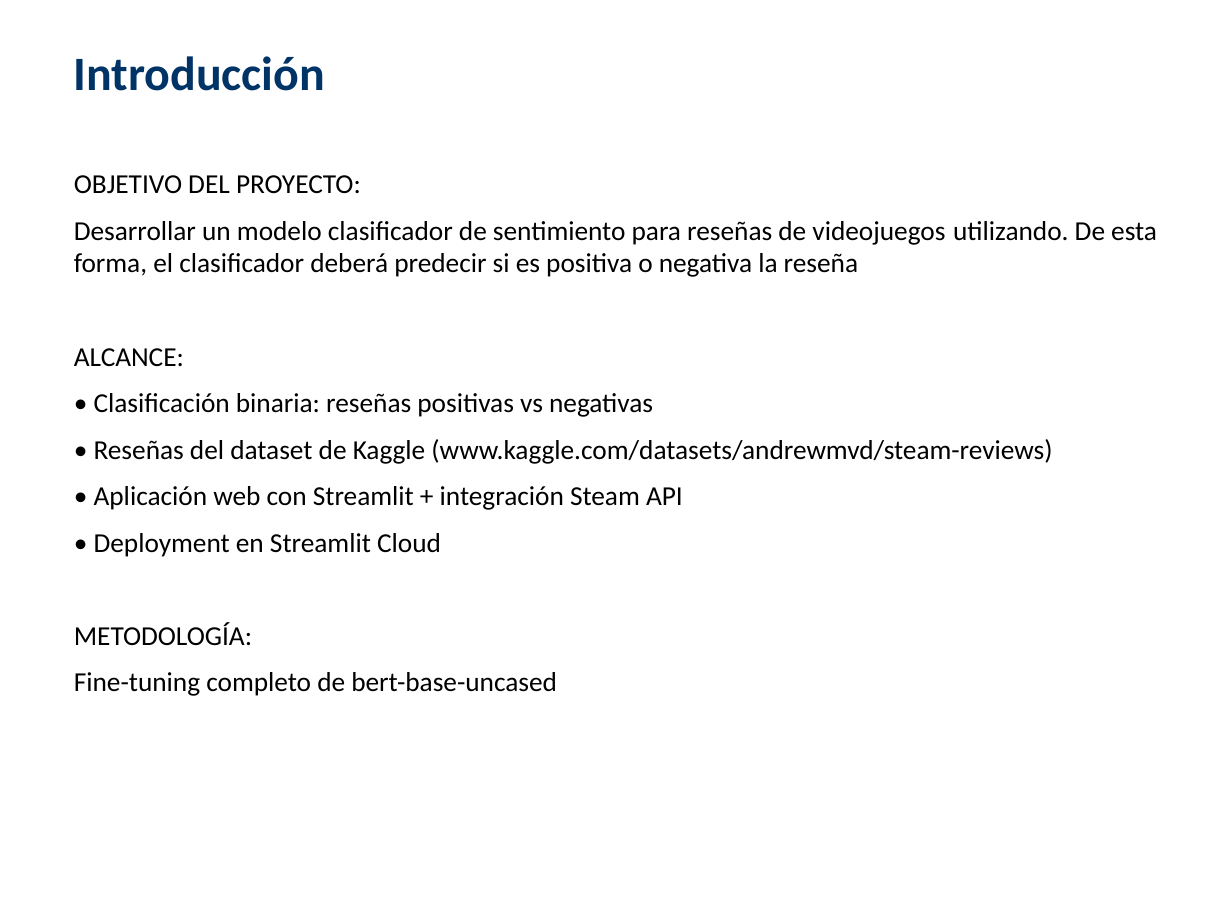
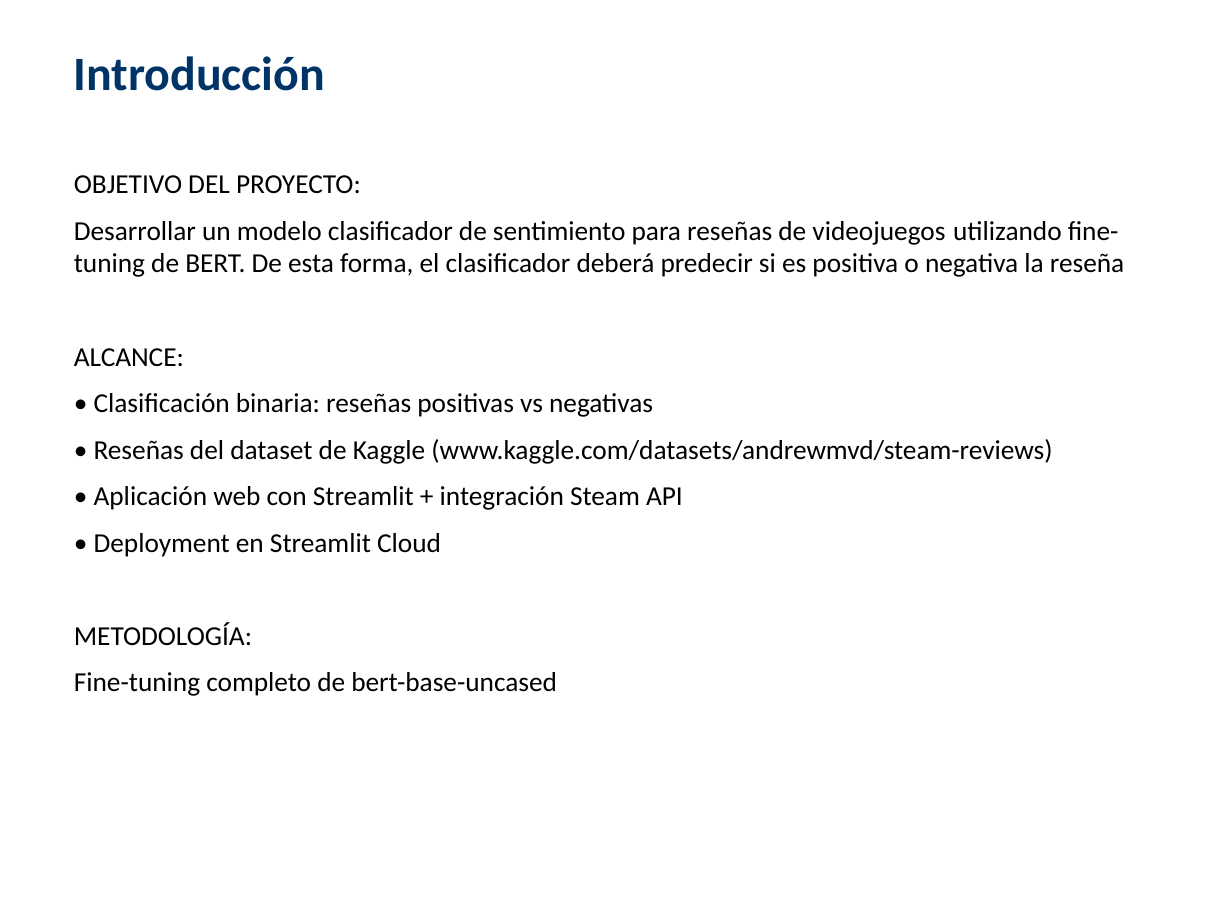
Before and after one commit to aguilarezequiel/stem-review-classifier, a slide deck: slide 3 of docs/Presentacion_Final_Steam_Classifier.pptx. Drawn at 1232x924 pixels with LibreOffice and Linux fonts; fonts in the diff are those of the drawing. Boxes give left, top, right and bottom in pixels: in the first picture for what was removed or moved away, otherwise in the second. Text is boxed around its words. In the diff, an @@ line names an element or a change of style, - is before the commit and + after.

```diff
--- a/docs/Presentacion_Final_Steam_Classifier.pptx
+++ b/docs/Presentacion_Final_Steam_Classifier.pptx
@@ text at (74,221,1124,277): text changed @@
-Desarrollar un modelo clasificador de sentimiento para reseñas de videojuegos utilizando. De esta forma, el clasificador deberá predecir si es positiva o negativa la reseña
+Desarrollar un modelo clasificador de sentimiento para reseñas de videojuegos utilizando fine-tuning de BERT. De esta forma, el clasificador deberá predecir si es positiva o negativa la reseña
```
Also in this commit, not shown: 3 other slides changed.
